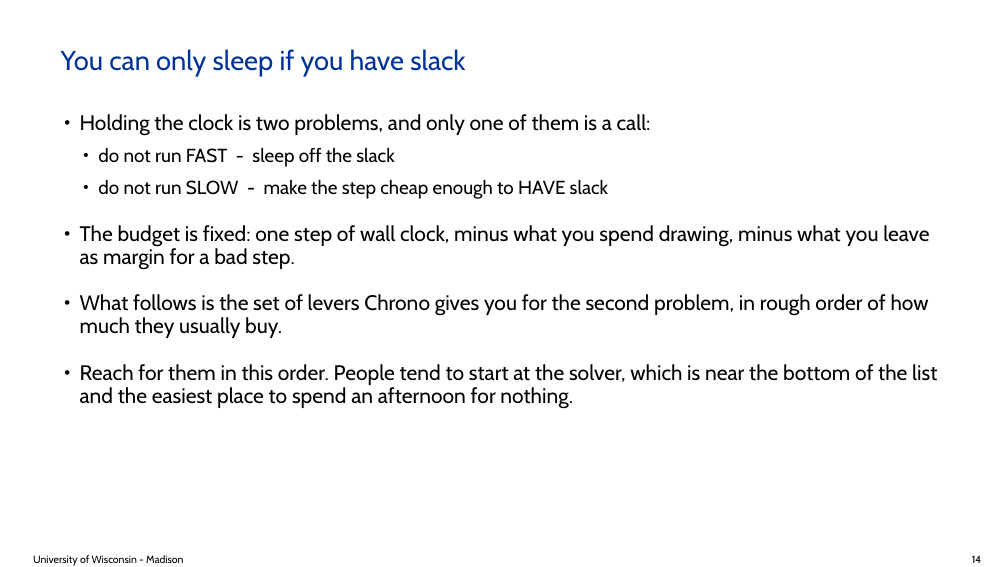
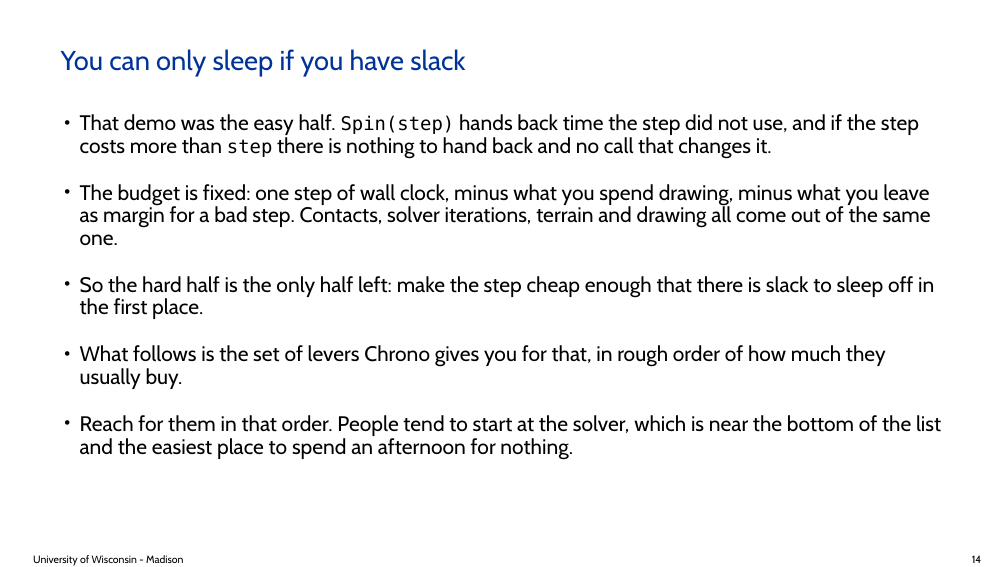
Before and after one commit to ksha23/chrono-hil-tutorial, a slide deck: slide 14 of tutorial_HIL_driver.pptx. Drawn at 1008x567 pixels with LibreOffice and Linux fonts; fonts in the diff are those of the drawing; background and template pictures are left out. Boxes give left, top, right and bottom in pixels: in the first picture for what was removed or moved away, otherwise in the second. Text is boxed around its words. In the diff, an @@ line names an element or a change of style, - is before the commit and + after.

```diff
--- a/tutorial_HIL_driver.pptx
+++ b/tutorial_HIL_driver.pptx
@@ text at bbox=[80, 114, 941, 460]: text changed @@
-• Holding the clock is two problems, and only one of them is a call:
-  • do not run FAST - sleep off the slack
-  • do not run SLOW - make the step cheap enough to HAVE slack
-• The budget is fixed: one step of wall clock, minus what you spend drawing, minus what you leave as margin for a bad step.
-• What follows is the set of levers Chrono gives you for the second problem, in rough order of how much they usually buy.
-• Reach for them in this order. People tend to start at the solver, which is near the bottom of the list and the easiest place to spend an afternoon for nothing.
+• That demo was the easy half. Spin(step) hands back time the step did not use, and if the step costs more than step there is nothing to hand back and no call that changes it.
+• The budget is fixed: one step of wall clock, minus what you spend drawing, minus what you leave as margin for a bad step. Contacts, solver iterations, terrain and drawing all come out of the same one.
+• So the hard half is the only half left: make the step cheap enough that there is slack to sleep off in the first place.
+• What follows is the set of levers Chrono gives you for that, in rough order of how much they usually buy.
+• Reach for them in that order. People tend to start at the solver, which is near the bottom of the list and the easiest place to spend an afternoon for nothing.
```
Also in this commit, not shown: 23 other slides changed, 5 other files.
